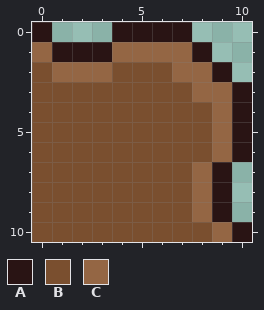
A pixel-art sprite gets an edit: public/ui/ui2_top_right_filled.png. Above is the file before it was changed.
The file is 11x11 pixels.
Palette (. is transparent): A #291414  B #7a4f2f  C #946644
Pixels before, first column x 0:
 0 A...AAAA...
 1 CAAACCCCA..
 2 BCCCBBBCCA.
 3 BBBBBBBBCCA
 4 BBBBBBBBBCA
 5 BBBBBBBBBCA
 6 BBBBBBBBBCA
 7 BBBBBBBBCA.
 8 BBBBBBBBCA.
 9 BBBBBBBBCA.
10 BBBBBBBBBCA
The result:
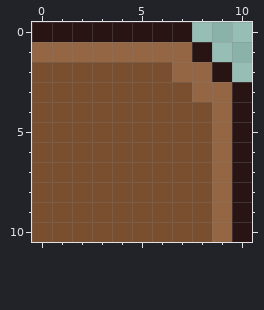
What changed:
y 0: x 1..3 ... -> AAA
y 1: x 1..3 AAA -> CCC
y 2: x 1..3 CCC -> BBB
y 7..9: x 8..10 CA. -> BCA
Boxes around the changes in both pictures, in picture pixels (x1, y1, x2, y2):
changed: (52, 22, 112, 82)
changed: (192, 162, 252, 222)
